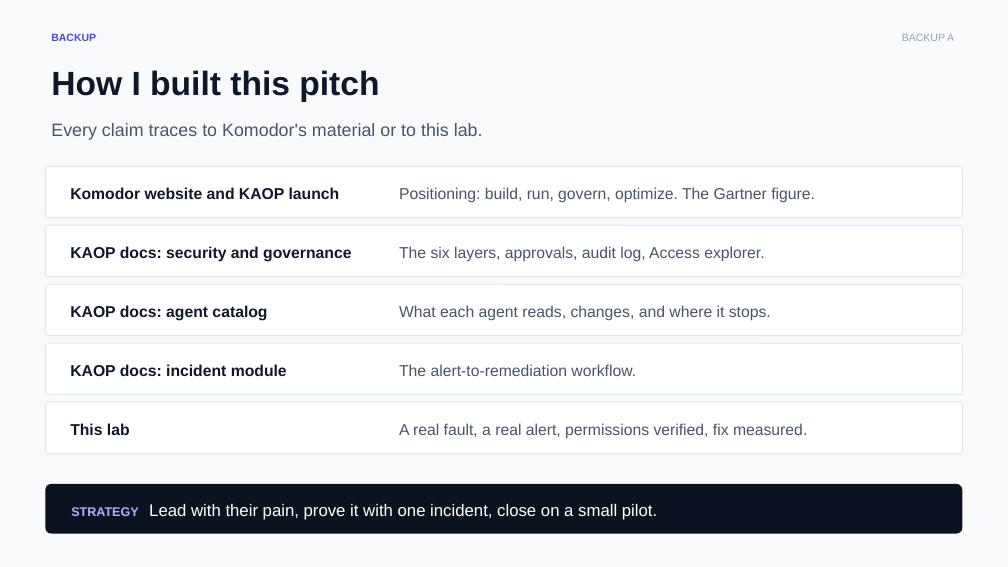
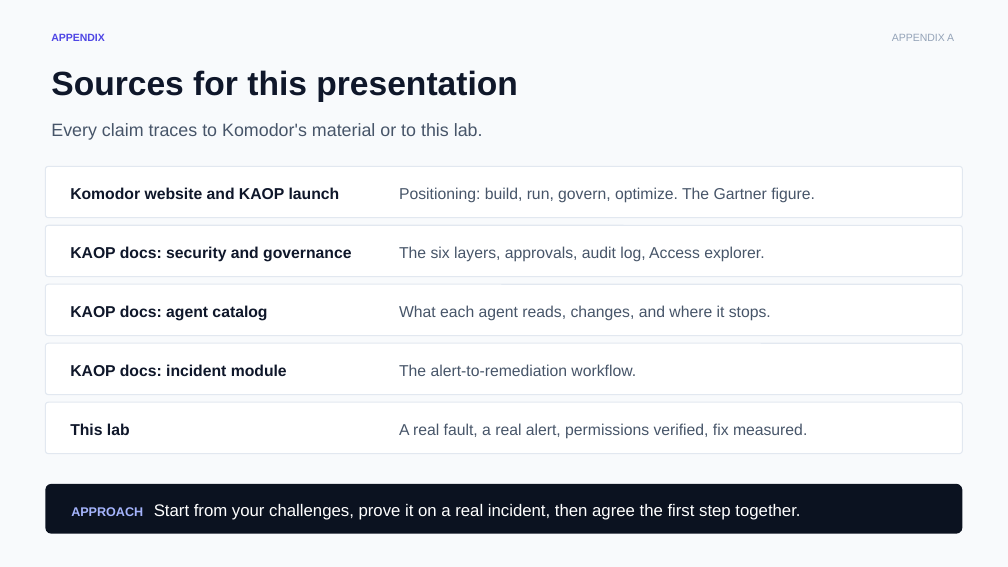
Before and after one commit to chizeni24/komodor-production-lab, a slide deck: slide 14 of docs/presentation/KAOP_Customer_Pitch.pptx (slide 10 before the commit). Drawn at 1008x567 pixels with LibreOffice and Linux fonts; fonts in the diff are those of the drawing. Boxes give left, top, right and bottom in pixels: in the first picture for what was removed or moved away, otherwise in the second. Text is boxed around its words. In the diff, an @@ line names an element or a change of style, - is before the commit and + after.

```diff
--- a/docs/presentation/KAOP_Customer_Pitch.pptx
+++ b/docs/presentation/KAOP_Customer_Pitch.pptx
@@ text at (51,34,104,41): text changed @@
-BACKUP
+APPENDIX
@@ text at (892,34,954,41): text changed @@
-BACKUP A
+APPENDIX A
@@ text at (51,70,518,102): text changed @@
-How I built this pitch
+Sources for this presentation
@@ text in rounded rectangle at (71,504,800,520): text changed @@
-STRATEGY Lead with their pain, prove it with one incident, close on a small pilot.
+APPROACH Start from your challenges, prove it on a real incident, then agree the first step together.
```
Also in this commit, not shown: 10 other slides changed, 5 slides added, 1 slide removed, 1 other file.
